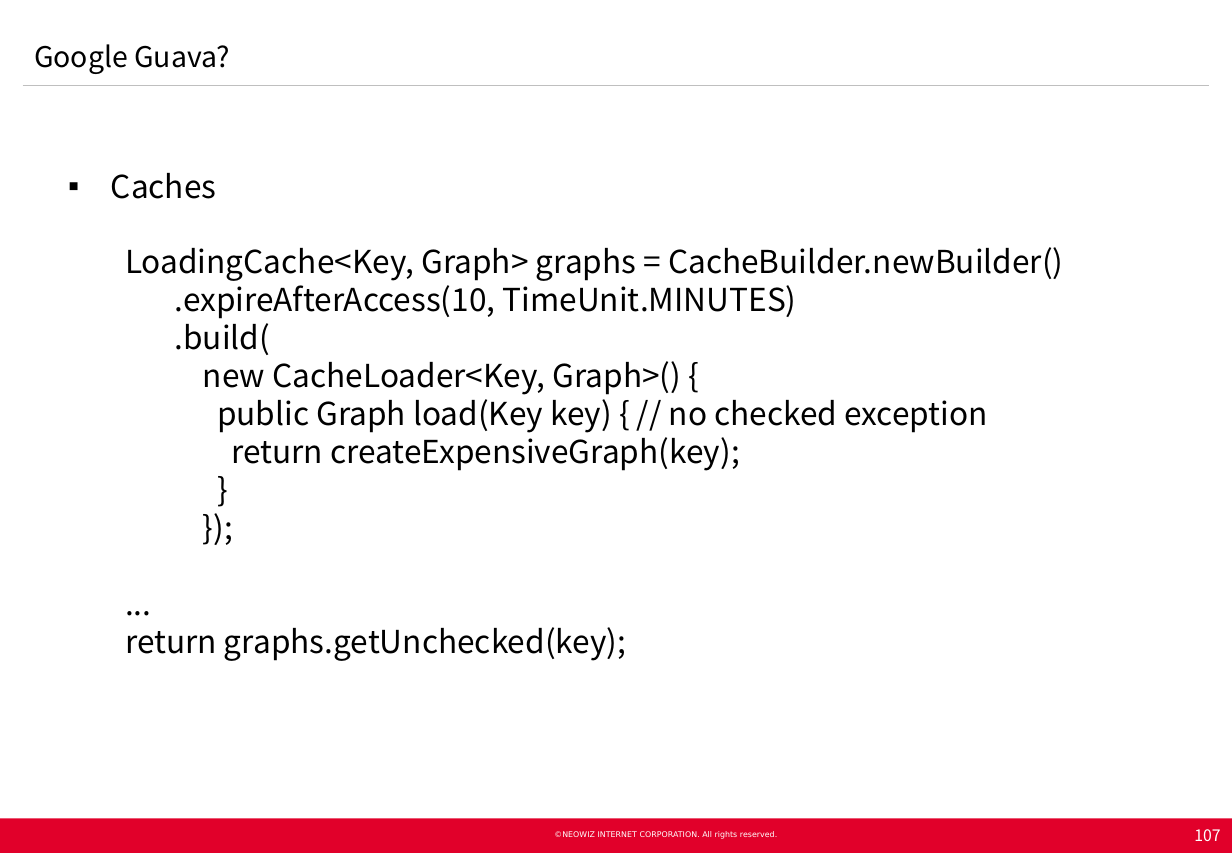
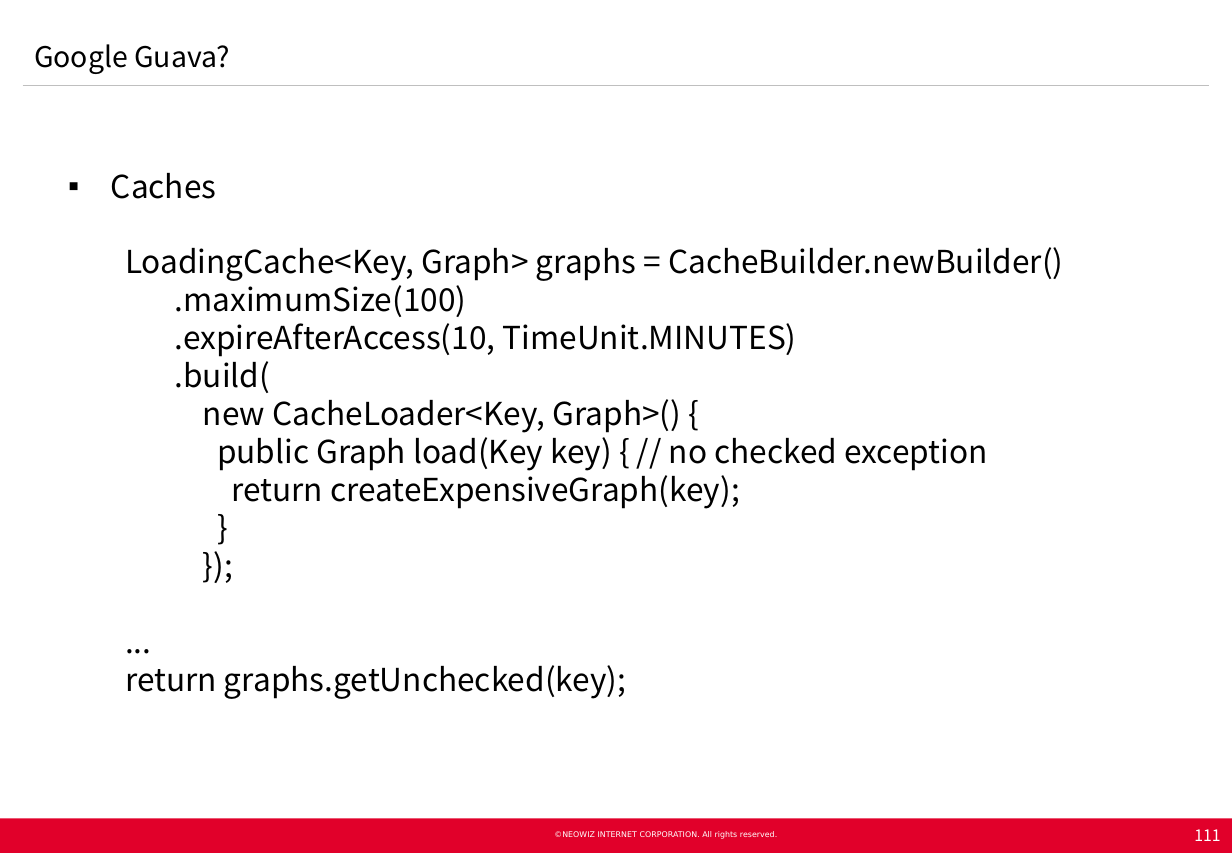
Before and after one commit to Neowizen/JavaStudy, a slide deck: slide 111 of Document/[2015.02.11] Java Study 1차 - Google Guava.pptx (slide 107 before the commit). Drawn at 1232x853 pixels with LibreOffice and Linux fonts; fonts in the diff are those of the drawing; background and template pictures are left out. Boxes give left, top, right and bottom in pixels: in the first picture for what was removed or moved away, otherwise in the second. Text is boxed around its words. In the diff, an @@ line names an element or a change of style, - is before the commit and + after.

```diff
--- a/Document/[2015.02.11] Java Study 1차 - Google Guava.pptx
+++ b/Document/[2015.02.11] Java Study 1차 - Google Guava.pptx
@@ text at [175,279,467,317]: paragraph added @@
+    .maximumSize(100)
@@ page number at [1194,829,1220,841]: text changed @@
-107
+111
```
Also in this commit, not shown: 2 other slides changed, 6 slides added, 2 slides removed, 2 other files.
